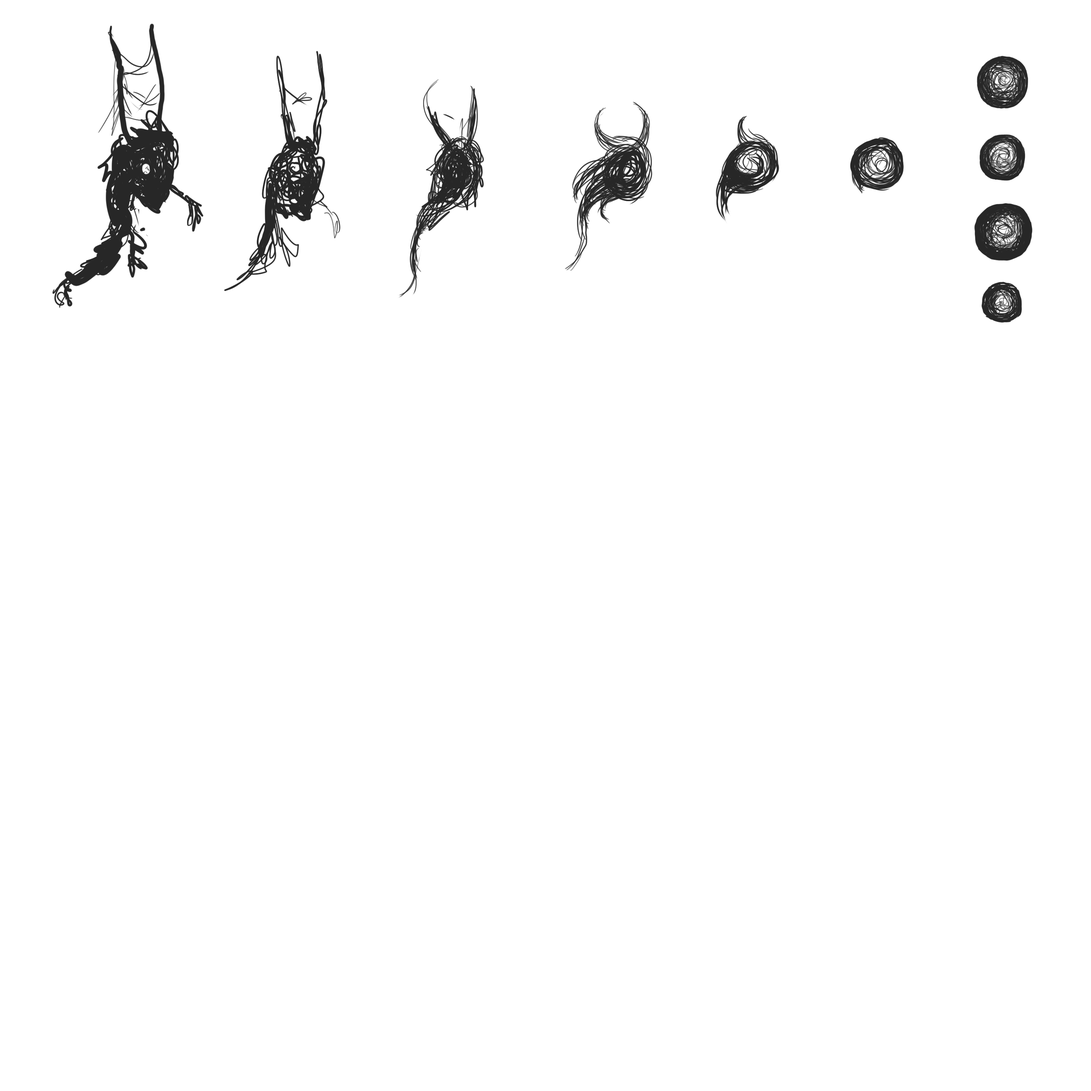
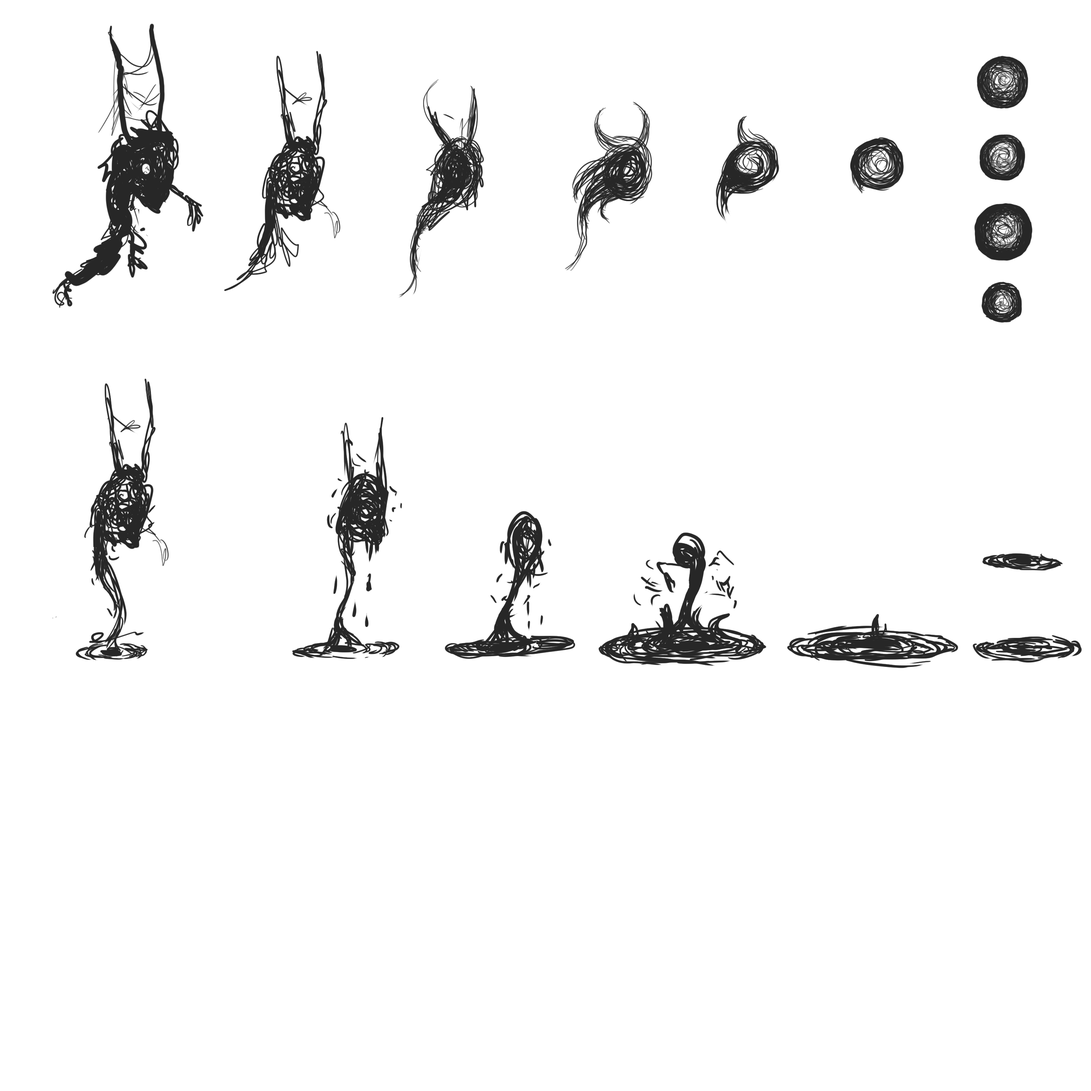
Revision of a layered 1091x1091 image; what changed, layer by layer:
added layer "Слой 7" above "Слой 8" over box(52, 378, 1083, 669)
